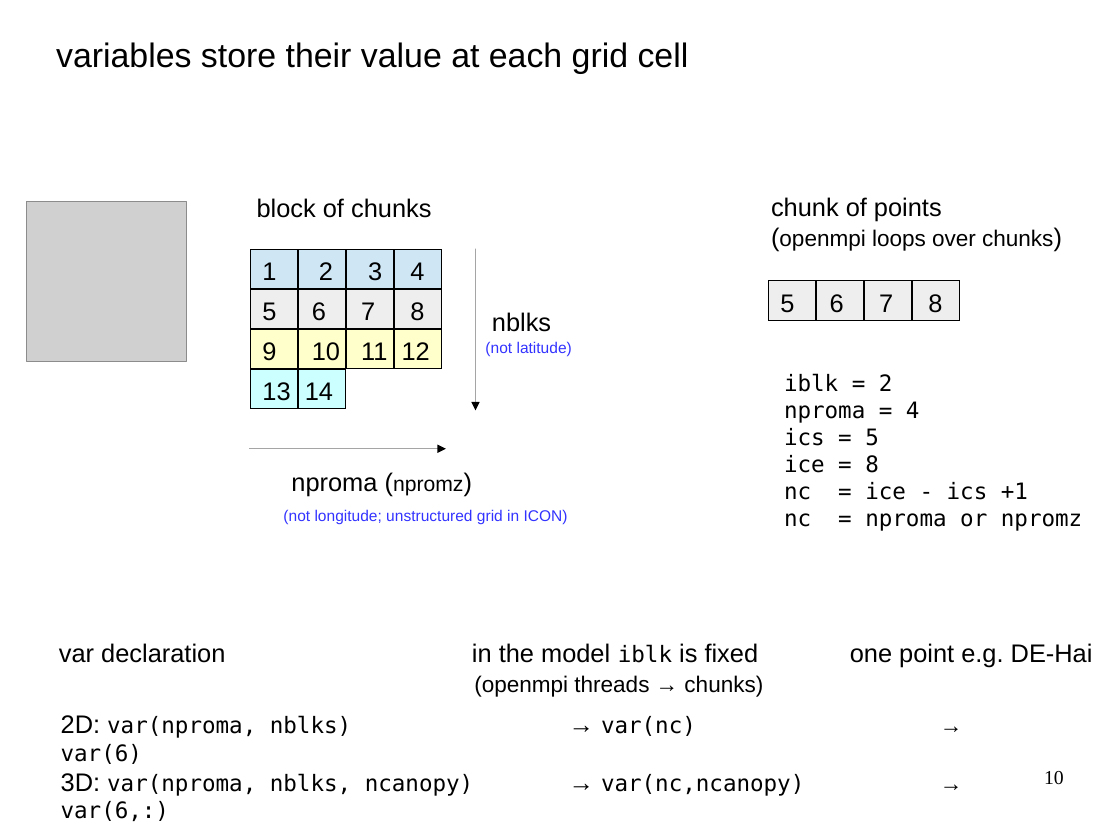
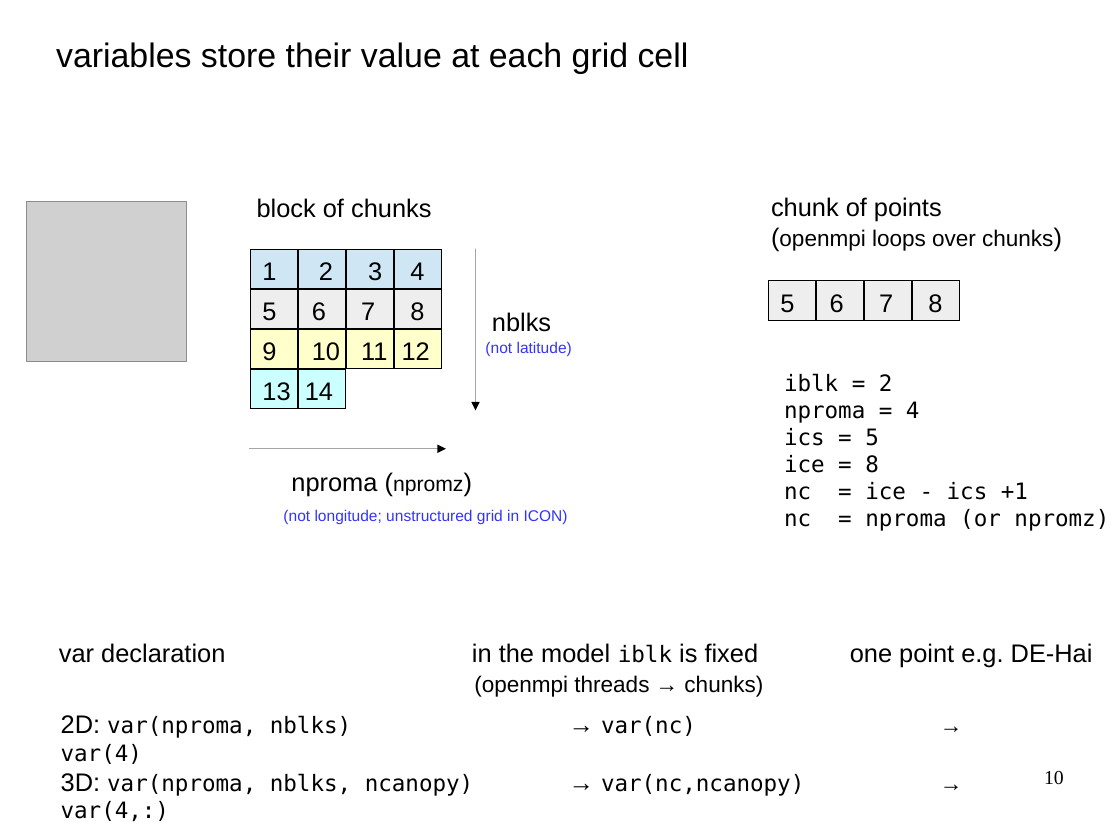
Before and after one commit to klm366/QUINCY, a slide deck: slide 10 of doc/code_docu/memory_infrastructure.odp. Drawn at 1120x840 pixels with LibreOffice and Linux fonts; fonts in the diff are those of the drawing; grey boxes stand for pictures. Boxes give left, top, right and bottom in pixels: in the first picture for what was removed or moved away, otherwise in the second. Text is boxed around its words. In the diff, an @@ line names an element or a change of style, - is before the commit and + after.

Commit message:
[quincy] correction in the memory-structure docu (presentation file)
* page 10, bottom right, nc is 4 (not 6)

```diff
--- a/doc/code_docu/memory_infrastructure.odp
+++ b/doc/code_docu/memory_infrastructure.odp
@@ text at bbox=[784, 509, 1109, 531]: text changed @@
-nc = nproma or npromz
+nc = nproma (or npromz)
@@ text at bbox=[61, 715, 804, 821]: text changed @@
-2D: var(nproma, nblks) → var(nc) → var(6)
-3D: var(nproma, nblks, ncanopy) → var(nc,ncanopy) → var(6,:)
+2D: var(nproma, nblks) → var(nc) → var(4)
+3D: var(nproma, nblks, ncanopy) → var(nc,ncanopy) → var(4,:)
```
Also in this commit, not shown: 2 other slides changed.
